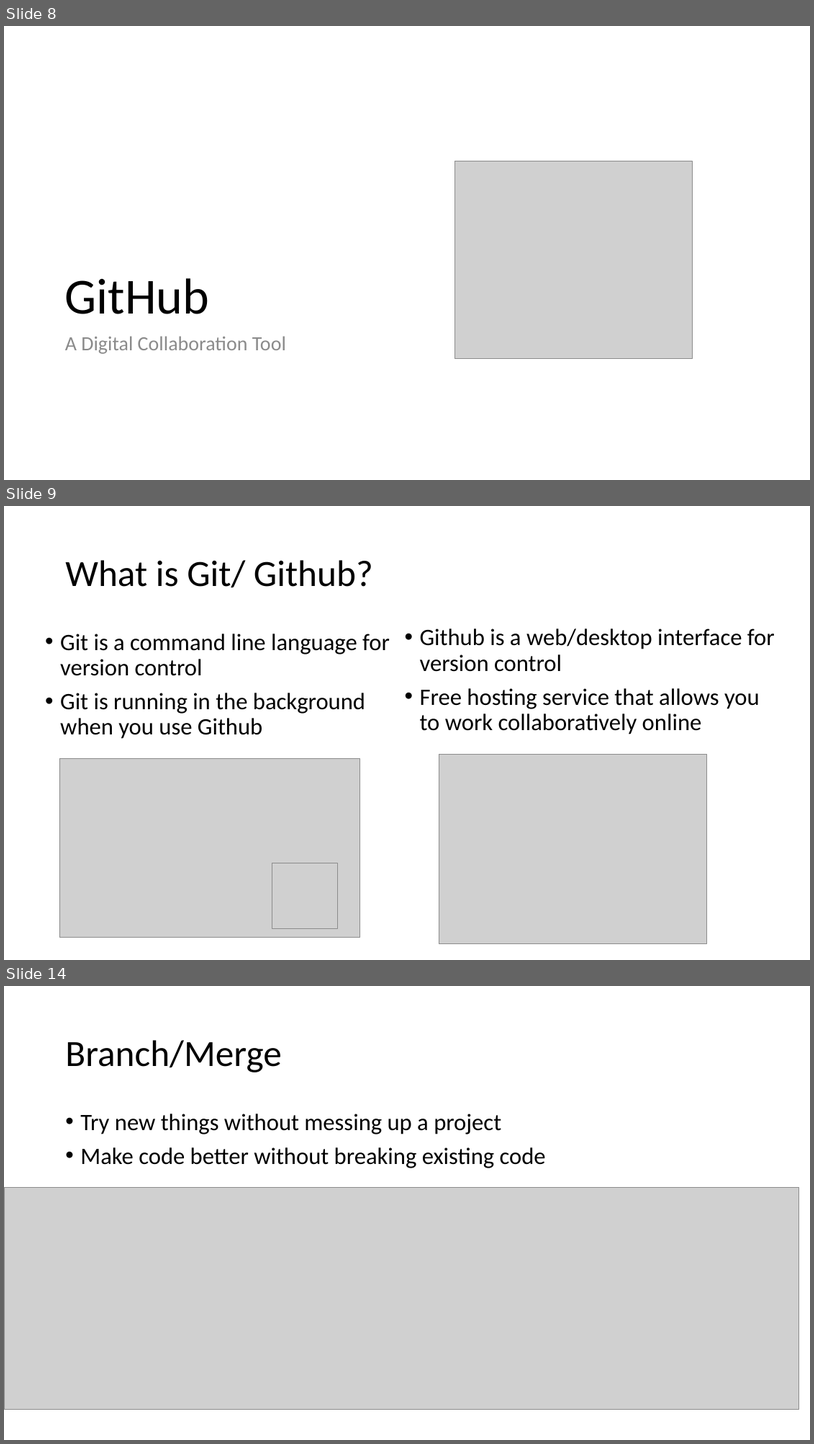
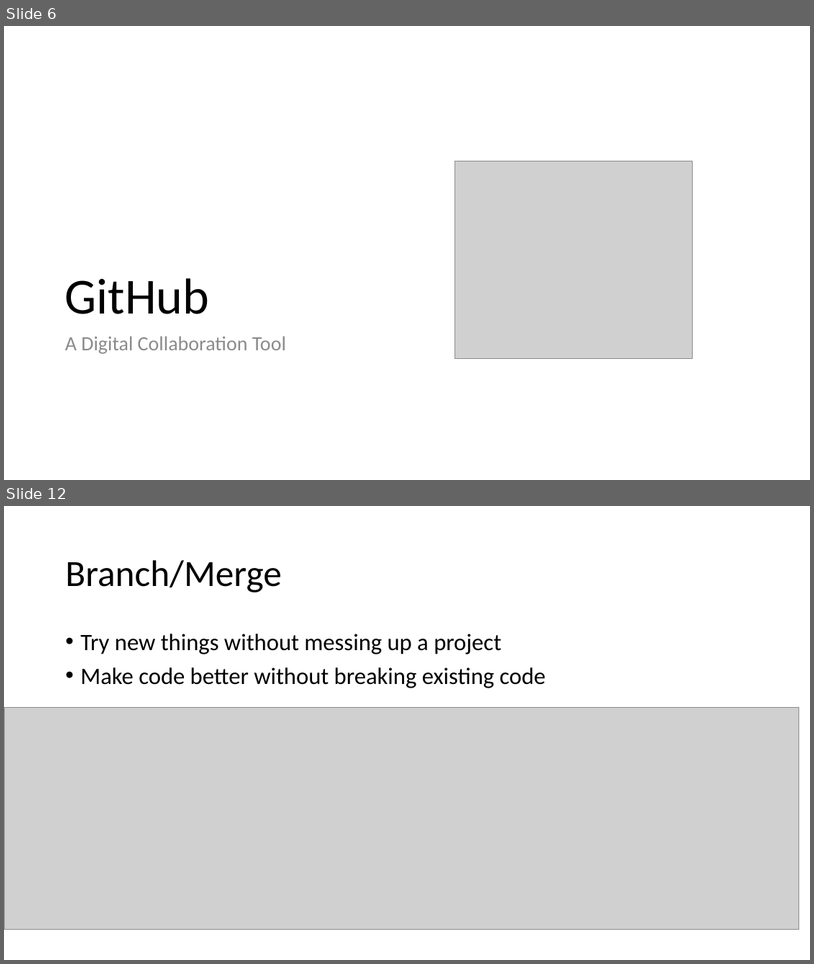
Before and after one commit to ReproducibleQM/n_commandments, a slide deck: pres_deck.pptx. Shown one above the other, each under a label of ours: slides 8, 9 and 14 before the commit, slides 6 and 12 after it; the slides between them are not shown. The pictures are 814x1444 and 814x964 pixels, drawn with LibreOffice and Linux fonts; fonts in the diff are those of the drawing; grey boxes stand for pictures. Boxes give left, top, right and bottom in pixels: in the first picture for what was removed or moved away, otherwise in the second. Text is boxed around its words. In the diff, an @@ line names an element or a change of style, - is before the commit and + after.

```diff
--- a/pres_deck.pptx
+++ b/pres_deck.pptx
@@ slide 9 removed at (x1=4, y1=506, x2=810, y2=960), background #FFFFFF @@
@@ title removed at (x1=65, y1=560, x2=373, y2=588) @@
-What is Git/ Github?
@@ text removed at (x1=60, y1=633, x2=390, y2=739) @@
-• Git is a command line language for version control
-• Git is running in the background when you use Github
@@ text removed at (x1=420, y1=628, x2=775, y2=734) @@
-• Github is a web/desktop interface for version control
-• Free hosting service that allows you to work collaboratively online
@@ picture removed at (x1=59, y1=758, x2=360, y2=937) @@
@@ picture removed at (x1=439, y1=754, x2=707, y2=944) @@
@@ picture removed at (x1=273, y1=863, x2=339, y2=929) @@
@@ what was slide 8 is now slide 6 @@
@@ what was slide 14 is now slide 12 @@
```
Also in this commit, not shown: 7 slides changed, 2 slides added, 13 other slides removed.
